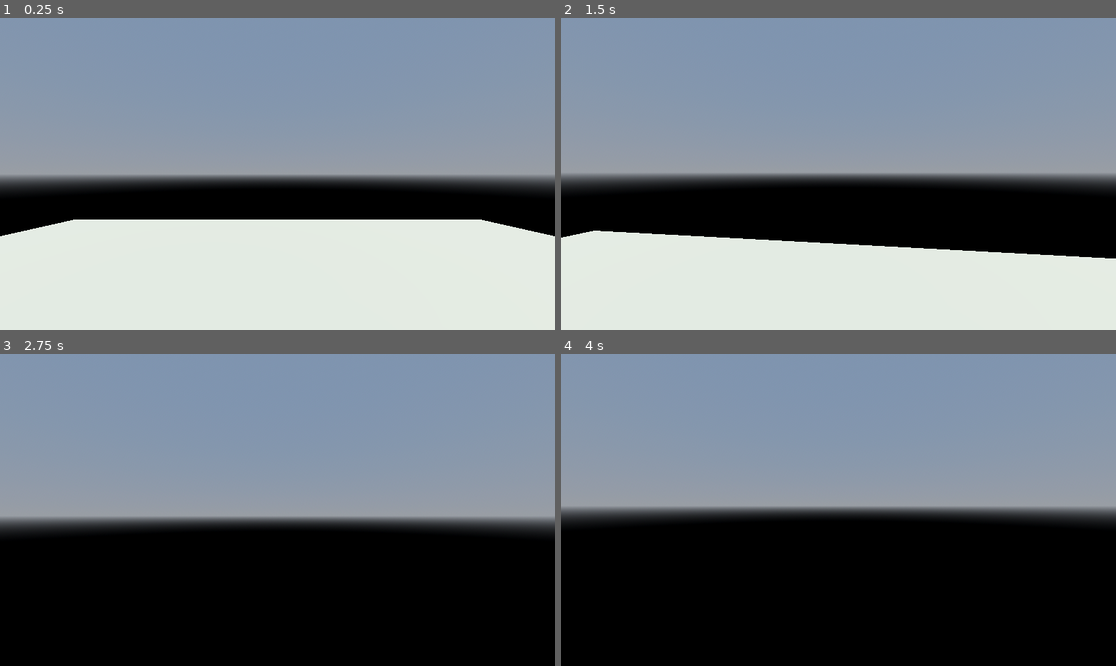
Above: before the commit, frames 1-4 (two rows, left to right).
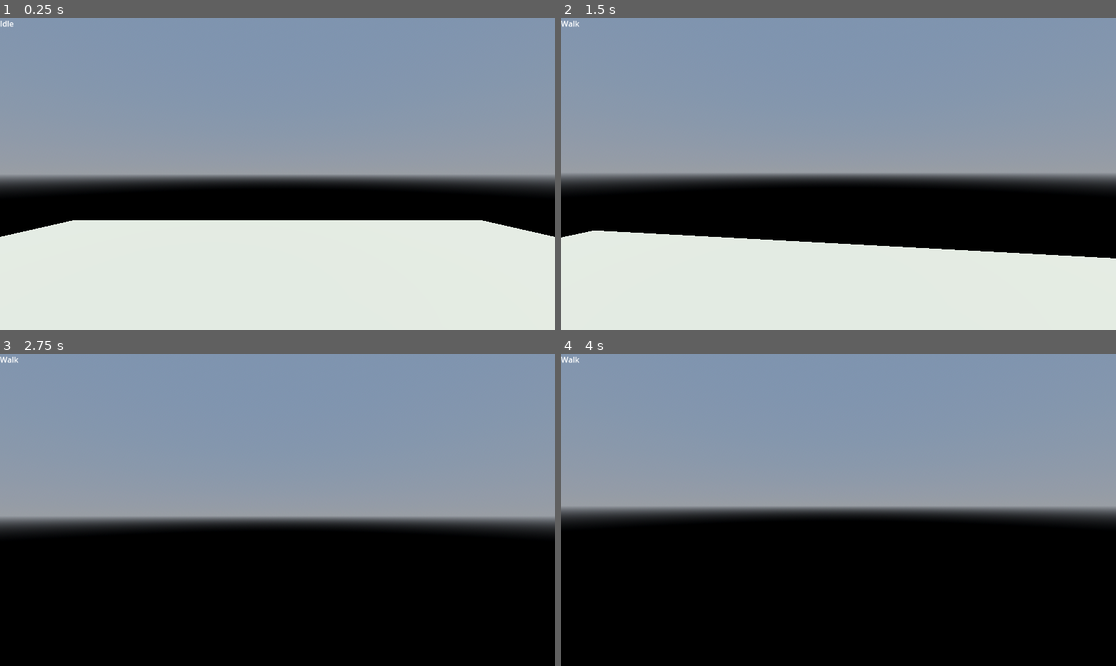
Above: after the commit, the same moments.

Repository: JULAPALULA/TheDate
Game: Godot game, scene res://Maps/test_map.tscn
Same seed, same stepped clock (60 frames per second), same inputs: the game is played once before the commit and once after it.
Inputs (mouse positions are in pixels of both pictures, inside the frame that each line leads up to):
- Up to frame 1 (0.25 s): no input
- Up to frame 2 (1.5 s): tap Enter at 0.5 s; move the mouse to (866, 174) at 0.52 s; hold W (move_up) from 0.53 s (still down); move the mouse to (810, 174) at 1.27 s
- Up to frame 3 (2.75 s): keep holding W (move_up); move the mouse to (288, 503) at 2.02 s
- Up to frame 4 (4 s): keep holding W (move_up); tap Space at 2.75 s; move the mouse to (832, 516) at 2.77 s; tap Enter at 3.5 s; move the mouse to (877, 513) at 3.52 s

The runs differ from the first frame. In frame 1, 0.2% of the frame differs, in the area x 0-100%, y 0-71%; in frame 2, 0.1%; in frame 3, less than 0.1%; in frame 4, less than 0.1%.

Commit message:
CameraBob

Diff:
--- a/Player/Idle.gd
+++ b/Player/Idle.gd
@@ -1,4 +1,13 @@
 extends PlayerState
+
+func update(delta):
+	player._delta += delta
+	var cam_bob = floor(abs(1)+abs(1)) * player._delta * 1
+	var objCam = player.origCamPos + Vector3.UP * sin(cam_bob) * .15
+
+	player.camera_3d.position = player.camera_3d.position.lerp(objCam, delta)
+	if player._delta > 10:
+		player._delta = 0
 
 func physics_update(delta: float) -> void:
 	if player.process_input(delta) != Vector3.ZERO:
--- a/Player/Player.gd
+++ b/Player/Player.gd
@@ -1,7 +1,9 @@
 class_name Player
 extends CharacterBody3D
 
-@onready var camera_3d = $Camera3D
+
+
+#****** CÁMARA ******#
 var canMoveAndRotate := true
 var mouse_sens = 0.15
 var contoller_sensitivity = 0.1
@@ -13,6 +15,13 @@
 var speed := 5
 var accel = 5
 
+@onready var camera_3d = $Camera3D
+
+var camBobSpeed := 7 # 0 | 10
+var camBobUpDown := .75 # 0.5 | 1
+var _delta = 0
+@onready var origCamPos : Vector3 = camera_3d.position
+
 func _ready() -> void:
 	$MeshInstance3D.hide()
 	Input.set_mouse_mode(Input.MOUSE_MODE_CAPTURED)
@@ -22,10 +31,12 @@
 		rotate_camera(event)
 
 func _process(delta: float) -> void:
+	$Label.text = $StateMachine.get_state()
 	process_camera_joystick()
 	process_input(delta)
 
 func process_input(delta) -> Vector3:
+	_delta += delta
 	direction = Vector3.ZERO
 	var h_rot = global_transform.basis.get_euler().y
 
@@ -33,7 +44,6 @@
 	var side_input = Input.get_action_strength("move_right")-Input.get_action_strength("move_left")
 
 	direction=Vector3(side_input,0,frwd_input).rotated(Vector3.UP, h_rot).normalized()
-	print("Player direction:", direction)
 	return direction
 
 func rotate_camera(event):
--- a/Player/Player.tscn
+++ b/Player/Player.tscn
@@ -33,3 +33,8 @@
 
 [node name="Walk" type="Node" parent="StateMachine"]
 script = ExtResource("4_8g4oa")
+
+[node name="Label" type="Label" parent="."]
+offset_right = 40.0
+offset_bottom = 23.0
+text = "Estado"
--- a/Player/Walk.gd
+++ b/Player/Walk.gd
@@ -1,4 +1,15 @@
 extends PlayerState
+
+func update(delta):
+	if player.process_input(delta) == Vector3.ZERO:
+		state_machine.transition_to("Idle", {})
+	player._delta += delta
+	var cam_bob = floor(abs(player.direction.z) + abs(player.direction.x)) * player._delta * player.camBobSpeed
+	var objCam = player.origCamPos + Vector3.UP * sin(cam_bob) * player.camBobUpDown
+
+	player.camera_3d.position = player.camera_3d.position.lerp(objCam, delta)
+	if player._delta > 10:
+		player._delta = 0
 
 func physics_update(delta: float) -> void:
 	player.velocity = player.velocity.lerp(player.direction * player.speed, player.accel * delta)
--- a/project.godot
+++ b/project.godot
@@ -20,20 +20,24 @@
 move_right={
 "deadzone": 0.5,
 "events": [Object(InputEventKey,"resource_local_to_scene":false,"resource_name":"","device":-1,"window_id":0,"alt_press …(192 unchanged characters)…
+, Object(InputEventJoypadMotion,"resource_local_to_scene":false,"resource_name":"","device":-1,"axis":0,"axis_value":1.0,"script":null)
 ]
 }
 move_left={
 "deadzone": 0.5,
 "events": [Object(InputEventKey,"resource_local_to_scene":false,"resource_name":"","device":-1,"window_id":0,"alt_press …(191 unchanged characters)…
+, Object(InputEventJoypadMotion,"resource_local_to_scene":false,"resource_name":"","device":-1,"axis":0,"axis_value":-1.0,"script":null)
 ]
 }
 move_up={
 "deadzone": 0.5,
 "events": [Object(InputEventKey,"resource_local_to_scene":false,"resource_name":"","device":-1,"window_id":0,"alt_press …(192 unchanged characters)…
+, Object(InputEventJoypadMotion,"resource_local_to_scene":false,"resource_name":"","device":-1,"axis":1,"axis_value":-1.0,"script":null)
 ]
 }
 move_down={
 "deadzone": 0.5,
 "events": [Object(InputEventKey,"resource_local_to_scene":false,"resource_name":"","device":-1,"window_id":0,"alt_press …(192 unchanged characters)…
+, Object(InputEventJoypadMotion,"resource_local_to_scene":false,"resource_name":"","device":-1,"axis":1,"axis_value":1.0,"script":null)
 ]
 }
